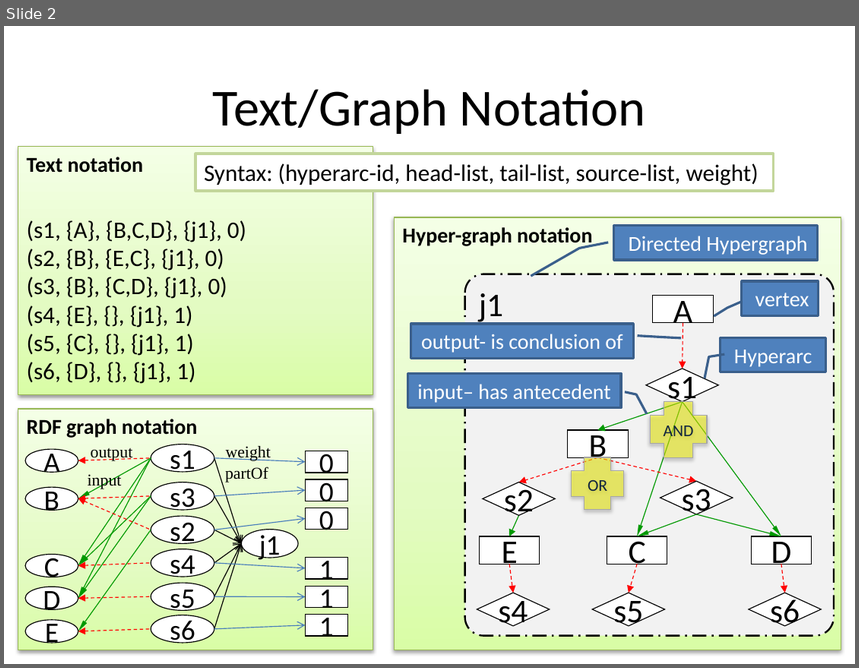
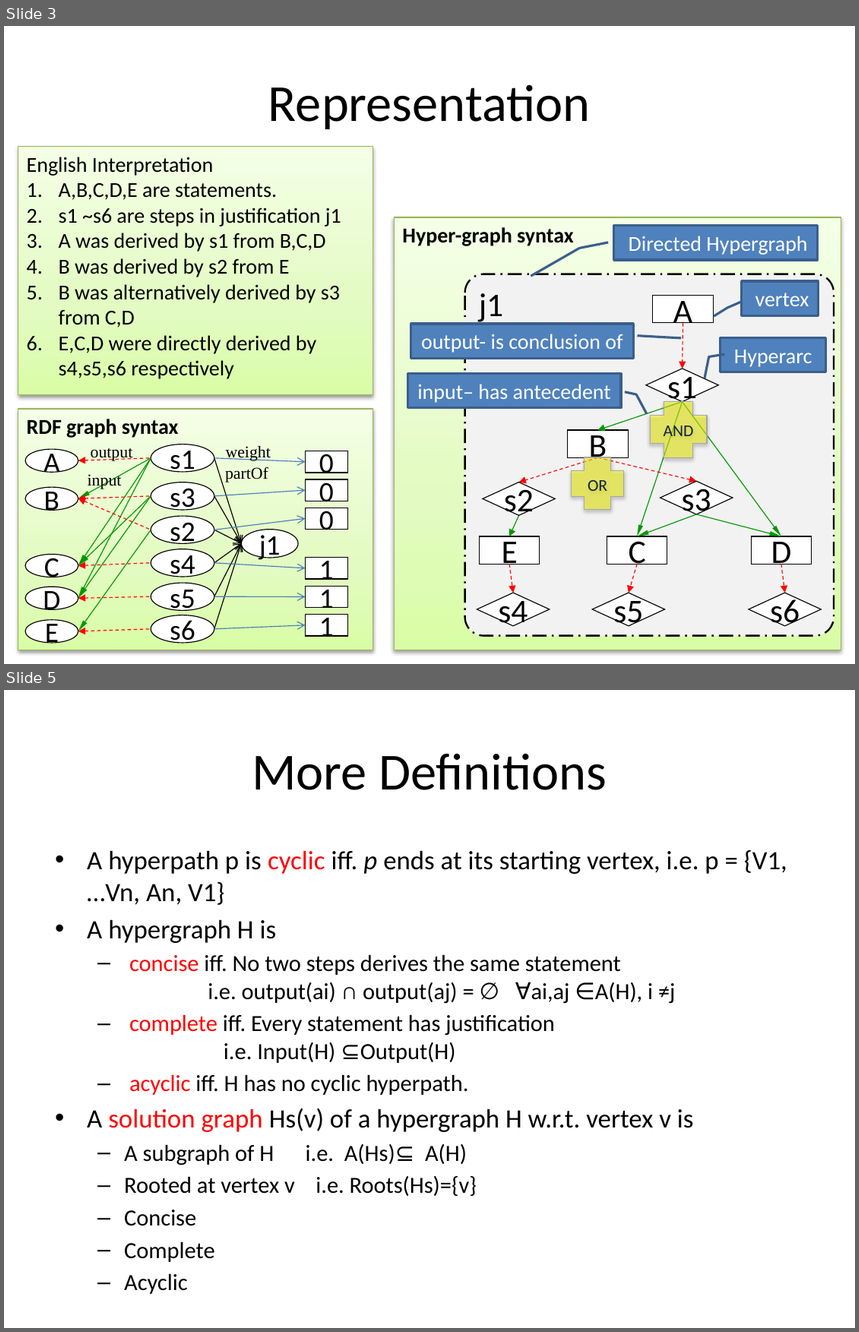
Before and after one commit to lidingpku/inference-web, a slide deck: trunk/iw3/doc/proof-combine.pptx. Shown one above the other, each under a label of ours: slide 2 before the commit, slides 3 and 5 after it; the slides between them are not shown. The pictures are 859x668 and 859x1332 pixels, drawn with LibreOffice and Linux fonts; fonts in the diff are those of the drawing. Boxes give left, top, right and bottom in pixels: in the first picture for what was removed or moved away, otherwise in the second. Text is boxed around its words. In the diff, an @@ line names an element or a change of style, - is before the commit and + after.

```diff
--- a/trunk/iw3/doc/proof-combine.pptx
+++ b/trunk/iw3/doc/proof-combine.pptx
@@ slide 5 added at [4,690,855,1328], background #FFFFFF @@
@@ title added at [252,753,607,790], 44 pt, text #000000 @@
+More Definitions
@@ text added at [87,850,788,1262], 19.6 pt, text #000000 @@
+• A hyperpath p is cyclic iff. p ends at its starting vertex, i.e. p = {V1, …Vn, An, V1}
+• A hypergraph H is
+  – concise iff. No two steps derives the same statement
+    i.e. output(ai) ∩ output(aj) = ∅ ∀ai,aj ∈A(H), i ≠j
+  – complete iff. Every statement has justification
+    i.e. Input(H) ⊆Output(H)
+  – acyclic iff. H has no cyclic hyperpath.
+• A solution graph Hs(v) of a hypergraph H w.r.t. vertex v is
+  – A subgraph of H i.e. A(Hs)⊆ A(H)
+  – Rooted at vertex v i.e. Roots(Hs)={v}
+  – Concise
+  – Complete
+  – Acyclic
@@ what was slide 2 is now slide 3 @@
@@ slide 3 changed as well @@
@@ title at [268,85,590,129]: text changed @@
-Text/Graph Notation
+Representation
@@ text in rectangle at [27,157,341,379]: text changed; bold off @@
-Text notation
+English Interpretation
+1. A,B,C,D,E are statements.
+2. s1 ~s6 are steps in justification j1
+3. A was derived by s1 from B,C,D
+4. B was derived by s2 from E
+5. B was alternatively derived by s3 from C,D
+6. E,C,D were directly derived by s4,s5,s6 respectively
@@ rectangle removed at [196,154,773,191] @@
-Syntax: (hyperarc-id, head-list, tail-list, source-list, weight)
@@ text removed at [27,221,246,384] @@
-(s1, {A}, {B,C,D}, {j1}, 0)
-(s2, {B}, {E,C}, {j1}, 0)
-(s3, {B}, {C,D}, {j1}, 0)
-(s4, {E}, {}, {j1}, 1)
-(s5, {C}, {}, {j1}, 1)
-(s6, {D}, {}, {j1}, 1)
@@ text in rectangle at [402,227,574,246]: text changed @@
-Hyper-graph notation
+Hyper-graph syntax
@@ text in rectangle at [27,419,179,438]: text changed @@
-RDF graph notation
+RDF graph syntax
```
Also in this commit, not shown: 4 other slides changed, 1 other slide added, 1 slide removed.
